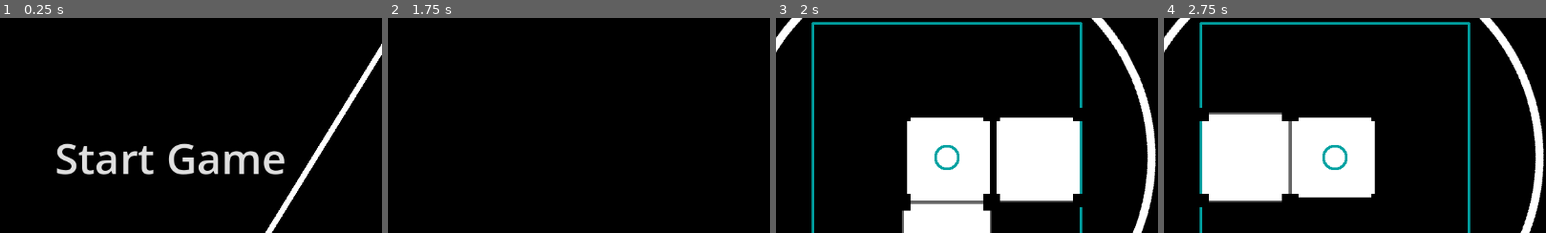
Above: before the commit, frames 1-4 (left to right).
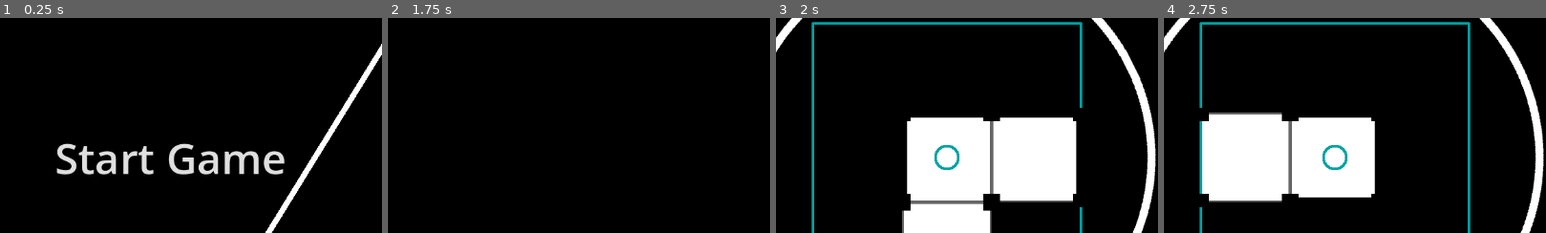
Above: after the commit, the same moments.

Repository: entityJY/hyperedi
Game: Godot game, scene res://ui/start_game.tscn
The game is run twice, just before and just after one commit, with the same random seed, the same clock (stepped at 60 frames per second) and the same inputs. Sound files missing from this copy of the repository are replaced by a short silence.
Inputs:
- Up to frame 1 (0.25 s): no input
- Up to frame 2 (1.75 s): click "Start Game" at 0.5 s; click "Restart" at 1.25 s
- Up to frame 3 (2 s): no input
- Up to frame 4 (2.75 s): click "Restart" at 2 s
The pictures show only the part of the screen within x 28-78%, y 18-68%; the shares and areas given below are measured in that part.

Frames 1-2 are identical in both runs. In frame 3, 1.2% of the frame differs, in the area x 56-81%, y 48-82%; in frame 4, nothing differs.

Commit message:
fix: add missing case for rotation generation

Diff:
--- a/hyperplane_dungeon/dungeon.gd
+++ b/hyperplane_dungeon/dungeon.gd
@@ -49,25 +49,27 @@
 	player.current_tile = tile
 
 	debug_label.text = "Current tile: " + tile.hyperplane_node.get_coordinates_nice() + "\n\n+-+-+-+-+\n\n"
-	debug_label.text += "Reachable Neighbors:\n" + tile.hyperplane_node.get_neighbors_nice() + "\n+-+-+-+-+\n\nReachable Neighbors:\n---------\n"
+	debug_label.text += "Reachable Neighbors:\n" + tile.hyperplane_node.get_reachable_neighbors_nice() + "\n+-+-+-+-+\n\nReachable Neighbors:\n---------\n"
 
 	var tile_rotation = tile.rotation
 	for index in tile.hyperplane_node.reachable_neighbors.keys():
 		var node = tile.hyperplane_node.reachable_neighbors[index]
 
 		debug_label.text += node.get_coordinates_nice() + "\n"
-		debug_label.text += node.get_neighbors_nice() + "---------\n"
+		debug_label.text += node.get_reachable_neighbors_nice() + "---------\n"
 
 		var from_index = node.reachable_neighbors.find_key(tile.hyperplane_node)
 		var neighbor_tile = node.tile
 
 		var final_rotation_int: int
 		match index - from_index:
+			-3: final_rotation_int = 1
 			-2: final_rotation_int = 0
 			-1: final_rotation_int = 3
 			0: final_rotation_int = 2
 			1: final_rotation_int = 1
 			2: final_rotation_int = 0
+			3: final_rotation_int = 3
 
 		var final_rotation = wrapf(final_rotation_int * PI / 2 + tile_rotation, 0, 2*PI)
 		neighbor_tile.rotation = final_rotation
